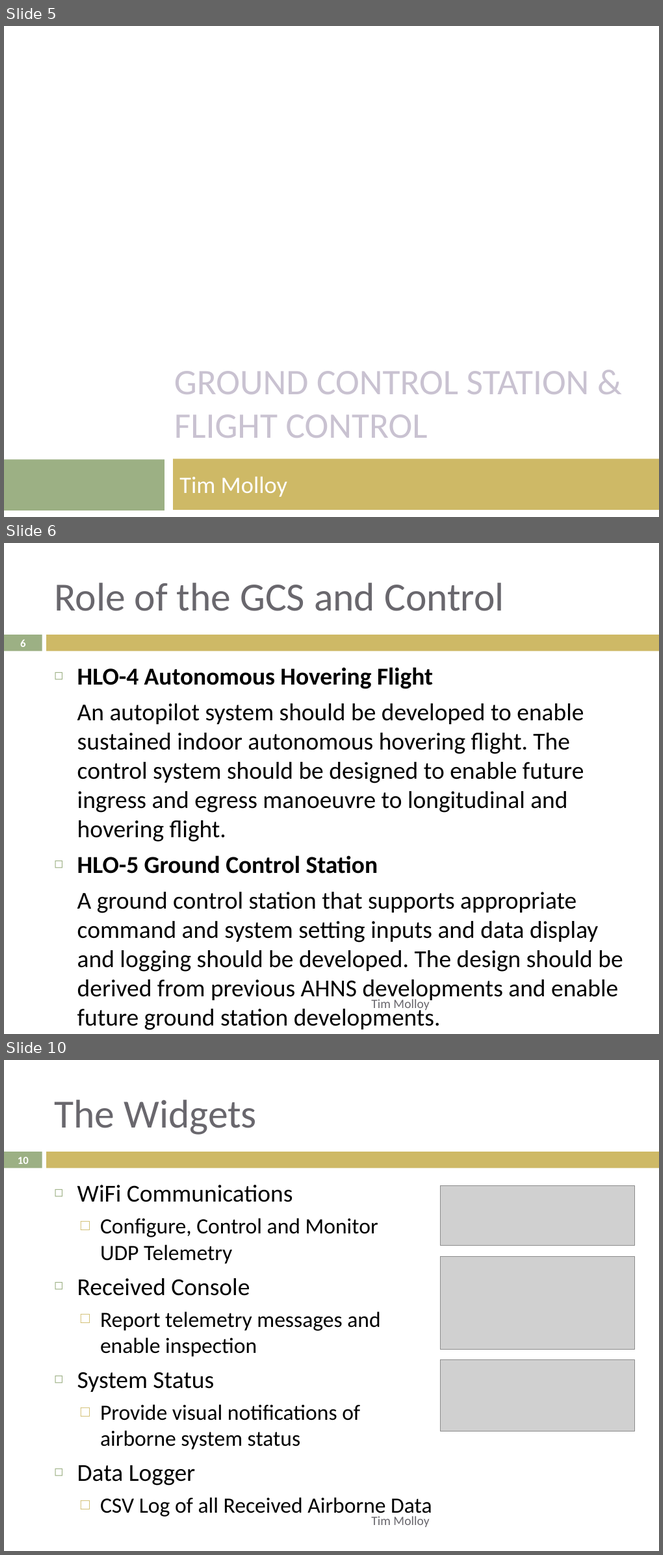
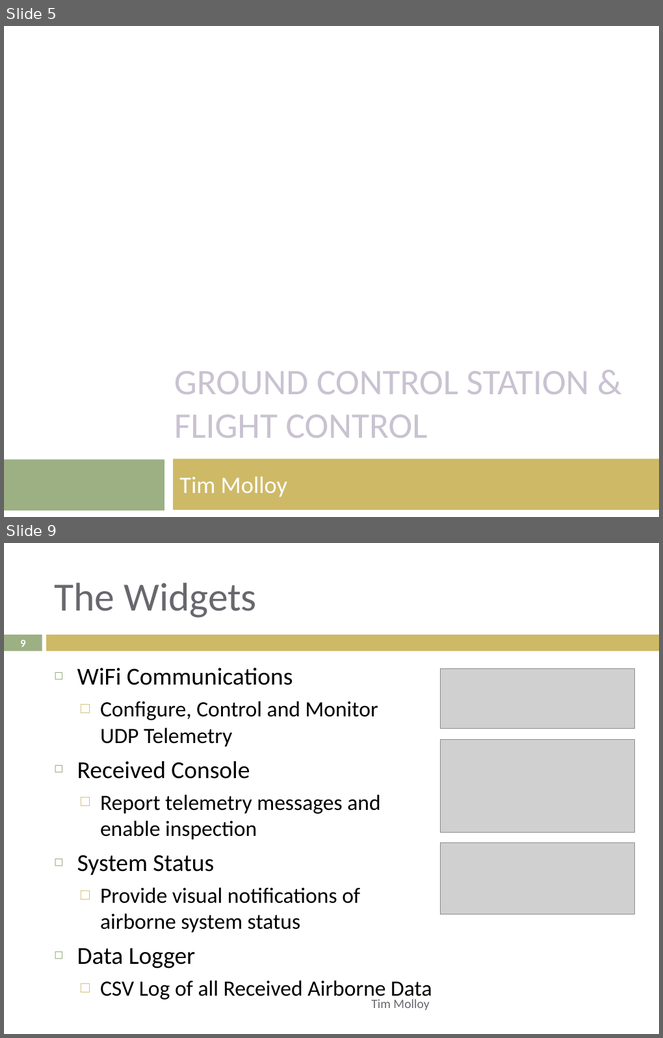
Before and after one commit to lijian8/ahns10, a slide deck: docproject/official_ahns/presentations/tim_semester1.pptx. Shown one above the other, each under a label of ours: slides 5, 6 and 10 before the commit, slides 5 and 9 after it; the slides between them are not shown. The pictures are 663x1555 and 663x1038 pixels, drawn with LibreOffice and Linux fonts; fonts in the diff are those of the drawing; grey boxes stand for pictures. Boxes give left, top, right and bottom in pixels: in the first picture for what was removed or moved away, otherwise in the second. Text is boxed around its words. In the diff, an @@ line names an element or a change of style, - is before the commit and + after.

Commit message:
tims prefinal slides + control and guidance diagrams

```diff
--- a/docproject/official_ahns/presentations/tim_semester1.pptx
+++ b/docproject/official_ahns/presentations/tim_semester1.pptx
@@ slide 6 removed at bbox=[4, 543, 659, 1034], background #FFFFFF; not listed: 2 template elements that a slide beside it also shows @@
@@ title removed at bbox=[54, 583, 504, 611] @@
-Role of the GCS and Control
@@ page number removed at bbox=[20, 639, 25, 647] @@
-6
@@ text removed at bbox=[77, 667, 623, 1031] @@
-◻ HLO-4 Autonomous Hovering Flight
-An autopilot system should be developed to enable sustained indoor autonomous hovering flight. The control system should be designed to enable future ingress and egress manoeuvre to longitudinal and hovering flight.
-◻ HLO-5 Ground Control Station
-A ground control station that supports appropriate command and system setting inputs and data display and logging should be developed. The design should be derived from previous AHNS developments and enable future ground station developments.
@@ text removed at bbox=[371, 999, 429, 1012] @@
-Tim Molloy
@@ what was slide 10 is now slide 9 @@
@@ page number at bbox=[20, 640, 25, 647]: text changed @@
-10
+9
```
Also in this commit, not shown: 6 slides changed, 3 slides added, 1 other slide removed, 4 other files.
